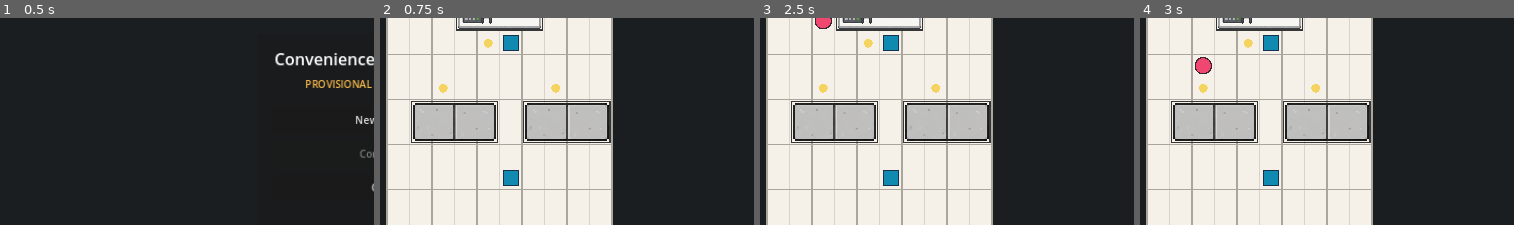
Above: before the commit, frames 1-4 (left to right).
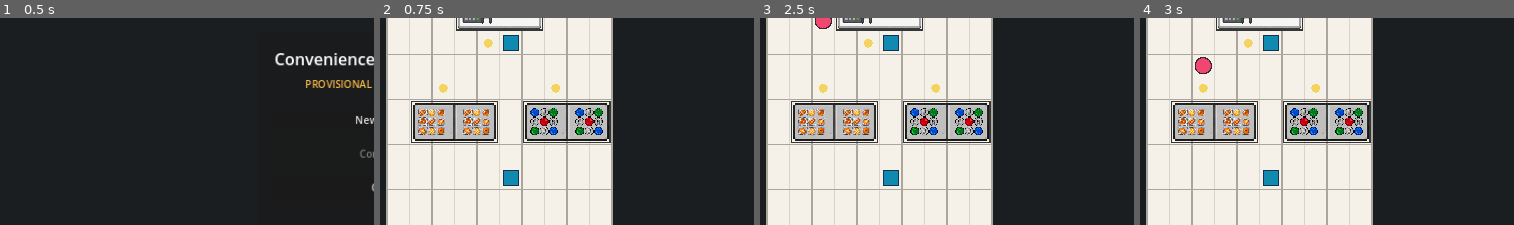
Above: after the commit, the same moments.

Repository: s1-1985/Covenience-store-remake
Game: Godot game, scene res://scenes/main_menu.tscn
The game is run twice, just before and just after one commit, with the same random seed, the same clock (stepped at 60 frames per second) and the same inputs.
Inputs (mouse positions are % of the whole screen's width and height, from its top left):
- Up to frame 1 (0.5 s): no input
- Up to frame 2 (0.75 s): click "New Game" at 0.5 s
- Up to frame 3 (2.5 s): tap A at 1.25, 2 s; move the mouse to (75, 45) at 1.27 s; click (75, 45) at 1.42 s; tap Space (ui_accept) at 1.52, 2.27 s; move the mouse to (30, 56) at 2.02 s; click (30, 56) at 2.17 s
- Up to frame 4 (3 s): tap A at 2.75 s; move the mouse to (62, 27) at 2.77 s; click (62, 27) at 2.92 s
The pictures show only the part of the screen within x 0-50%, y 24-74%; the shares and areas given below are measured in that part.

Frame 1 is identical in both runs. In frame 2, 2.4% of the frame differs, in the area x 10-60%, y 43-57%; in frame 3, 2.4%; in frame 4, 2.4%.

Commit message:
Wire product overlay sprites into store_view.gd (task #68, second asset integration)
Threads try_procure_product()'s already-known catalog_id onto
InventoryState instead of discarding it, so store_view.gd can pick the
matching product_catalog category sprite; the two pre-catalog-system
prototype products fall back to a display-only mapping instead of
inventing a data-level catalog_id for them. Also closes a tagging-
discipline gap left by task #67 (the REMAKE_BALANCED_DEFAULT tag needs a
code comment, a vertical_slice.json evidence_note, and a test assertion
per CLAUDE.md; task #67 shipped only the comment).

Co-Authored-By: Claude Sonnet 5 <noreply@anthropic.com>
Claude-Session: https://claude.ai/code/session_01PXuqF9JKWmmXoEsxN531iJ

Diff:
--- a/game/data/vertical_slice.json
+++ b/game/data/vertical_slice.json
@@ -1034,14 +1034,16 @@
       "fixture_id": "shelf-1",
       "initial_stock_units": 3,
       "sale_price_yen": 120,
-      "restock_unit_cost_yen": 60
+      "restock_unit_cost_yen": 60,
+      "evidence_note": "This is a task #38 pre-catalog-system placeholder product (its price does not match product_catalog's own CONFIRMED_OFFICIAL bread entry above), so no catalog_id field is added here -- that would assert a specific product_catalog category this entry was never actually procured as. game/scripts/store_view.gd's FALLBACK_PRODUCT_CATALOG_ID_BY_PRODUCT_ID (REMAKE_BALANCED_DEFAULT, task #68, docs/decisions/0138-product-overlay-sprite-wiring.md) maps this id to the 'bread' overlay sprite for display only."
     },
     {
       "id": "prototype-drink",
       "fixture_id": "shelf-2",
       "initial_stock_units": 3,
       "sale_price_yen": 160,
-      "restock_unit_cost_yen": 80
+      "restock_unit_cost_yen": 80,
+      "evidence_note": "This is a task #38 pre-catalog-system placeholder product (its price does not match product_catalog's own CONFIRMED_OFFICIAL cold_drink entry above), so no catalog_id field is added here -- that would assert a specific product_catalog category this entry was never actually procured as. game/scripts/store_view.gd's FALLBACK_PRODUCT_CATALOG_ID_BY_PRODUCT_ID (REMAKE_BALANCED_DEFAULT, task #68, docs/decisions/0138-product-overlay-sprite-wiring.md) maps this id to the 'cold_drink' overlay sprite for display only."
     }
   ],
   "economy": {
--- a/game/scripts/domain/inventory_catalog.gd
+++ b/game/scripts/domain/inventory_catalog.gd
@@ -90,6 +90,7 @@
             "sale_price_yen": product.sale_price_yen,
             "initial_stock_units": product.initial_stock_units,
             "restock_unit_cost_yen": product.restock_unit_cost_yen,
+            "catalog_id": product.catalog_id,
         })
     return result
 
--- a/game/scripts/domain/inventory_state.gd
+++ b/game/scripts/domain/inventory_state.gd
@@ -7,6 +7,14 @@
 var sale_price_yen: int
 var initial_stock_units: int
 var restock_unit_cost_yen: int
+# Task #68: which product_catalog category this instance was actually
+# procured as, when known (try_procure_product() passes its own catalog_id
+# argument straight through). Empty for the two pre-catalog prototype
+# products in vertical_slice.json's "products" array (prototype-bread/
+# prototype-drink predate the catalog system, task #38) -- store_view.gd
+# falls back to a display-only guess for those rather than this field
+# asserting a category that was never actually recorded.
+var catalog_id: String
 
 
 func _init(product_config: Dictionary) -> void:
@@ -15,6 +23,7 @@
     initial_stock_units = int(product_config["initial_stock_units"])
     sale_price_yen = int(product_config["sale_price_yen"])
     restock_unit_cost_yen = int(product_config["restock_unit_cost_yen"])
+    catalog_id = str(product_config.get("catalog_id", ""))
     assert(not product_id.is_empty() and not fixture_id.is_empty())
     assert(initial_stock_units >= 0 and sale_price_yen >= 0 and restock_unit_cost_yen >= 0)
     reset()
--- a/game/scripts/headless_smoke.gd
+++ b/game/scripts/headless_smoke.gd
@@ -1890,6 +1890,53 @@
         _fail("fallback checkout sprite (register_1) failed to load")
         return
 
+    # Task #68: second asset-wiring pass, product overlay sprites. Confirm
+    # every product_catalog category's three stock-display states
+    # (high/medium/low) load, except copy_paper -- the one category the
+    # source package (assets/raw/conveni_products_remake_v3/README_CLAUDE.md)
+    # explicitly never shipped a sprite for -- where the absence itself is
+    # asserted, so the known gap can't silently grow or shrink unnoticed.
+    for product_catalog_entry in config["product_catalog"]:
+        var product_catalog_entry_id := str(product_catalog_entry["catalog_id"])
+        for stock_display_state in economy_ui_scene.store_view.PRODUCT_STOCK_DISPLAY_STATES:
+            var product_sprite_texture = economy_ui_scene.store_view._product_texture(
+                product_catalog_entry_id, stock_display_state
+            )
+            if product_catalog_entry_id == "copy_paper":
+                if product_sprite_texture != null:
+                    _fail("expected no product overlay sprite for copy_paper, but one loaded")
+                    return
+            elif product_sprite_texture == null:
+                _fail(
+                    "product overlay sprite failed to load for catalog_id/state: %s/%s" % [
+                        product_catalog_entry_id, stock_display_state
+                    ]
+                )
+                return
+
+    # The two pre-catalog-system prototype products (task #38) carry no
+    # catalog_id of their own; store_view.gd's
+    # FALLBACK_PRODUCT_CATALOG_ID_BY_PRODUCT_ID (REMAKE_BALANCED_DEFAULT,
+    # docs/decisions/0138-product-overlay-sprite-wiring.md) stands in for
+    # display only. Confirm the fallback resolves and a full-stock shelf
+    # actually renders the "high" state end to end.
+    var prototype_bread_product = economy_ui_scene.simulation.inventory.get_product("prototype-bread")
+    if not prototype_bread_product.catalog_id.is_empty():
+        _fail("prototype-bread was expected to carry no catalog_id (pre-catalog-system product)")
+        return
+    if economy_ui_scene.store_view._product_display_catalog_id(prototype_bread_product) != "bread":
+        _fail("prototype-bread's display fallback did not resolve to the 'bread' catalog_id")
+        return
+    if economy_ui_scene.store_view._product_stock_display_state(
+        prototype_bread_product.stock_units, prototype_bread_product.initial_stock_units
+    ) != "high":
+        _fail("a freshly-stocked prototype-bread shelf was expected to display the 'high' state")
+        return
+    var product_on_shelf_1 = economy_ui_scene.store_view._product_on_fixture("shelf-1")
+    if product_on_shelf_1 == null or product_on_shelf_1.product_id != "prototype-bread":
+        _fail("_product_on_fixture('shelf-1') did not resolve to prototype-bread")
+        return
+
     var bench_index: int = economy_ui_scene._fixture_catalog_ids.find("bench")
     if bench_index < 0:
         _fail("economy UI: fixture catalog option did not include 'bench'")
@@ -1948,6 +1995,18 @@
         return
     if economy_ui_scene._restock_product_ids.find("product-purchase-1") < 0:
         _fail("economy UI: procuring a product must refresh the restock option list")
+        return
+
+    # Task #68: try_procure_product() now threads its own catalog_id
+    # argument onto the resulting InventoryState (previously discarded once
+    # catalog_entry was looked up) so store_view.gd can pick the correct
+    # product overlay sprite without guessing.
+    var procured_tobacco_product = economy_ui_scene.simulation.inventory.get_product("product-purchase-1")
+    if procured_tobacco_product.catalog_id != "tobacco":
+        _fail("product-purchase-1 was expected to carry catalog_id 'tobacco'")
+        return
+    if economy_ui_scene.store_view._product_display_catalog_id(procured_tobacco_product) != "tobacco":
+        _fail("product-purchase-1's display catalog_id did not resolve to 'tobacco'")
         return
 
     var bread_restock_index: int = economy_ui_scene._restock_product_ids.find("prototype-bread")
--- a/game/scripts/store_view.gd
+++ b/game/scripts/store_view.gd
@@ -23,10 +23,41 @@
     "shelf": "medium_ambient_shelf",
 }
 
+# Task #68: second asset-wiring pass, product overlay sprites (assets/raw/
+# conveni_products_remake_v3/) -- same REMAKE_BALANCED_DEFAULT evidence tier
+# as the task #67 fixture sprites above (this project's own newly-drawn
+# art, not recovered original assets). manifest.json's 25 catalog_id values
+# each ship three sprites (high/medium/low, one PNG per file already
+# depicting that many units -- there is no in-code count/scale step) named
+# "<catalog_id>_<state>.png" in game/assets/products/.
+const PRODUCT_SPRITE_DIR := "res://assets/products/"
+const PRODUCT_STOCK_DISPLAY_STATES := ["high", "medium", "low"]
+# REMAKE_BALANCED_DEFAULT (task #68): the source package only ever states
+# that fewer visible units should render at lower stock (README_CLAUDE.md's
+# 9/5/2 example counts); it never states what stock_units/initial_stock_units
+# ratio should switch the displayed sprite from one discrete state to the
+# next. These two cutoffs are this project's own choice, not a recovered
+# rule -- see docs/decisions/0138-product-overlay-sprite-wiring.md.
+const HIGH_STOCK_DISPLAY_RATIO := 0.66
+const MEDIUM_STOCK_DISPLAY_RATIO := 0.33
+# REMAKE_BALANCED_DEFAULT (task #68): prototype-bread/prototype-drink (the
+# vertical_slice.json "products" entries from task #38, before the
+# product_catalog/catalog_id system existed at all -- see InventoryState's
+# own catalog_id field, which is empty for exactly these two) have no
+# recorded category. Their ids are unambiguous ("bread"/"drink"), but
+# mapping them here is still this project's own display-only stand-in, the
+# same status as FALLBACK_VISUAL_CATALOG_ID_BY_KIND above -- not a claim
+# that InventoryState now knows their true category.
+const FALLBACK_PRODUCT_CATALOG_ID_BY_PRODUCT_ID := {
+    "prototype-bread": "bread",
+    "prototype-drink": "cold_drink",
+}
+
 var config: Dictionary = {}
 var simulation
 var selected_fixture_id := ""
 var _fixture_textures: Dictionary = {}
+var _product_textures: Dictionary = {}
 
 
 func _ready() -> void:
@@ -56,6 +87,44 @@
         texture = load(path) as Texture2D
     _fixture_textures[catalog_id] = texture
     return texture
+
+
+func _product_texture(catalog_id: String, stock_display_state: String) -> Texture2D:
+    if catalog_id.is_empty() or stock_display_state.is_empty():
+        return null
+    var cache_key := catalog_id + "_" + stock_display_state
+    if _product_textures.has(cache_key):
+        return _product_textures[cache_key] as Texture2D
+    var path := PRODUCT_SPRITE_DIR + cache_key + ".png"
+    var texture: Texture2D = null
+    if ResourceLoader.exists(path):
+        texture = load(path) as Texture2D
+    _product_textures[cache_key] = texture
+    return texture
+
+
+func _product_stock_display_state(stock_units: int, initial_stock_units: int) -> String:
+    if stock_units <= 0 or initial_stock_units <= 0:
+        return ""
+    var ratio := float(stock_units) / float(initial_stock_units)
+    if ratio > HIGH_STOCK_DISPLAY_RATIO:
+        return "high"
+    elif ratio > MEDIUM_STOCK_DISPLAY_RATIO:
+        return "medium"
+    return "low"
+
+
+func _product_on_fixture(fixture_id: String):
+    for product in simulation.inventory.products.values():
+        if product.fixture_id == fixture_id:
+            return product
+    return null
+
+
+func _product_display_catalog_id(product) -> String:
+    if not product.catalog_id.is_empty():
+        return product.catalog_id
+    return str(FALLBACK_PRODUCT_CATALOG_ID_BY_PRODUCT_ID.get(product.product_id, ""))
 
 
 func _process(_delta: float) -> void:
@@ -166,11 +235,35 @@
                 16,
                 Color("202020")
             )
+        var product = _product_on_fixture(str(fixture["id"]))
+        if product != null:
+            var product_catalog_id := _product_display_catalog_id(product)
+            var stock_display_state := _product_stock_display_state(
+                product.stock_units, product.initial_stock_units
+            )
+            var product_texture := _product_texture(product_catalog_id, stock_display_state)
+            if product_texture != null:
+                _draw_product_overlay(product_texture, origin, footprint, scale)
         var outline := Color("f4d35e") if fixture["id"] == selected_fixture_id else Color("363636")
         var outline_width := 5.0 if fixture["id"] == selected_fixture_id else 2.0
         draw_rect(rect, outline, false, outline_width)
         var interaction := _vec2i(fixture["interaction_subcell"])
         draw_circle(_cell_center(interaction), 7.0, Color("f4d35e"))
+
+
+func _draw_product_overlay(texture: Texture2D, origin: Vector2i, footprint: Array, scale: int) -> void:
+    # README_CLAUDE.md ("商品の重ね方"): "2×1や3×1はタイルごとに繰り返す" --
+    # a multi-tile shelf repeats the same overlay once per tile rather than
+    # stretching one sprite across the whole footprint.
+    var tile_pixels := SUBCELL_PIXELS * scale
+    for tile_x in range(int(footprint[0])):
+        for tile_y in range(int(footprint[1])):
+            var tile_origin := Vector2(
+                (origin.x + tile_x * scale) * SUBCELL_PIXELS,
+                (origin.y + tile_y * scale) * SUBCELL_PIXELS
+            )
+            var tile_rect := Rect2(tile_origin, Vector2(tile_pixels, tile_pixels)).grow(-6)
+            draw_texture_rect(texture, tile_rect, false)
 
 
 func _draw_customer() -> void:
--- a/game/scripts/vertical_slice_simulation.gd
+++ b/game/scripts/vertical_slice_simulation.gd
@@ -523,6 +523,10 @@
         "initial_stock_units": initial_stock_units,
         "sale_price_yen": int(catalog_entry["sale_price_yen"]),
         "restock_unit_cost_yen": restock_unit_cost_yen,
+        # Task #68: this is the exact catalog_id this call already looked up
+        # catalog_entry with, not a guess -- store_view.gd uses it to pick
+        # the matching product overlay sprite.
+        "catalog_id": catalog_id,
     }
     if not inventory.add_product(product_config):
         return false
Binary file added: game/assets/products/alcohol_high.png
Binary file added: game/assets/products/alcohol_low.png
Binary file added: game/assets/products/alcohol_medium.png
Binary file added: game/assets/products/bento_high.png
Binary file added: game/assets/products/bento_low.png
Binary file added: game/assets/products/bento_medium.png
Binary file added: game/assets/products/books_high.png
Binary file added: game/assets/products/books_low.png
Binary file added: game/assets/products/books_medium.png
Binary file added: game/assets/products/bread_high.png
Binary file added: game/assets/products/bread_low.png
Binary file added: game/assets/products/bread_medium.png
(and 66 more such lines)
